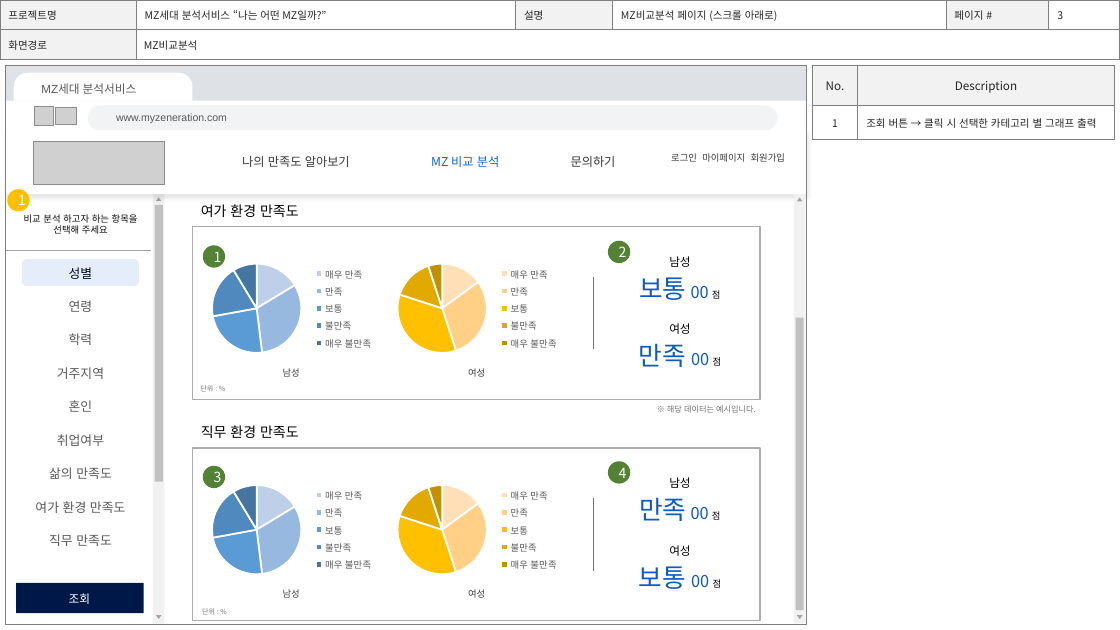
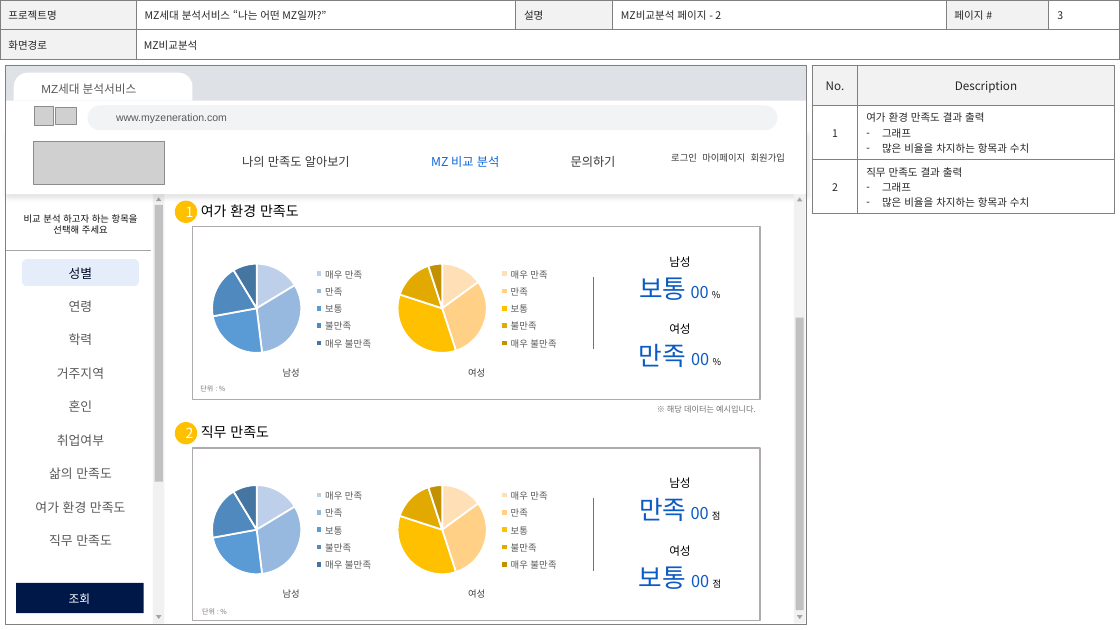
Before and after one commit to jomiinjung/project_DreamCatcher, a slide deck: slide 11 of 프로젝트 화면설계서_조민정_ver1.0.pptx (slide 8 before the commit). Drawn at 1120x630 pixels with LibreOffice and Linux fonts; fonts in the diff are those of the drawing; grey boxes stand for pictures; background and template pictures are left out. Boxes give left, top, right and bottom in pixels: in the first picture for what was removed or moved away, otherwise in the second. Text is boxed around its words. In the diff, an @@ line names an element or a change of style, - is before the commit and + after.

```diff
--- a/프로젝트 화면설계서_조민정_ver1.0.pptx
+++ b/프로젝트 화면설계서_조민정_ver1.0.pptx
@@ table at (0,0,1119,60) @@
-row 1, column 4: MZ비교분석 페이지 (스크롤 아래로)
+row 1, column 4: MZ비교분석 페이지 - 2
@@ table at (812,66,1114,211) @@
-row 2: 1 | 조회 버튼 → 클릭 시 선택한 카테고리 별 그래프 출력
+row 2: 1 | 여가 환경 만족도 결과 출력 / 그래프 / 많은 비율을 차지하는 항목과 수치
+row 3: 2 | 직무 만족도 결과 출력 / 그래프 / 많은 비율을 차지하는 항목과 수치
@@ ellipse removed at (8,189,30,212) @@
-1
@@ ellipse "1": place and size @@
-ellipse "1" at (202,245,225,268)
+ellipse "1" at (175,201,197,223)
@@ ellipse "1" at (175,201,197,223): fill #548235 to #FFC000 @@
@@ text at (639,277,709,300): text changed @@
-보통 00 점
+보통 00 %
@@ text at (639,343,709,367): text changed @@
-만족 00 점
+만족 00 %
@@ ellipse "2" at (175,422,197,444): fill #548235 to #FFC000 @@
@@ ellipse "2": place and size @@
-ellipse "2" at (608,241,631,264)
+ellipse "2" at (175,422,197,444)
@@ text at (201,425,269,438): text changed @@
-직무 환경 만족도
+직무 만족도
@@ ellipse removed at (202,466,225,489) @@
-3
@@ ellipse removed at (608,461,631,484) @@
-4
```
Also in this commit, not shown: 6 other slides changed, 3 slides added.
